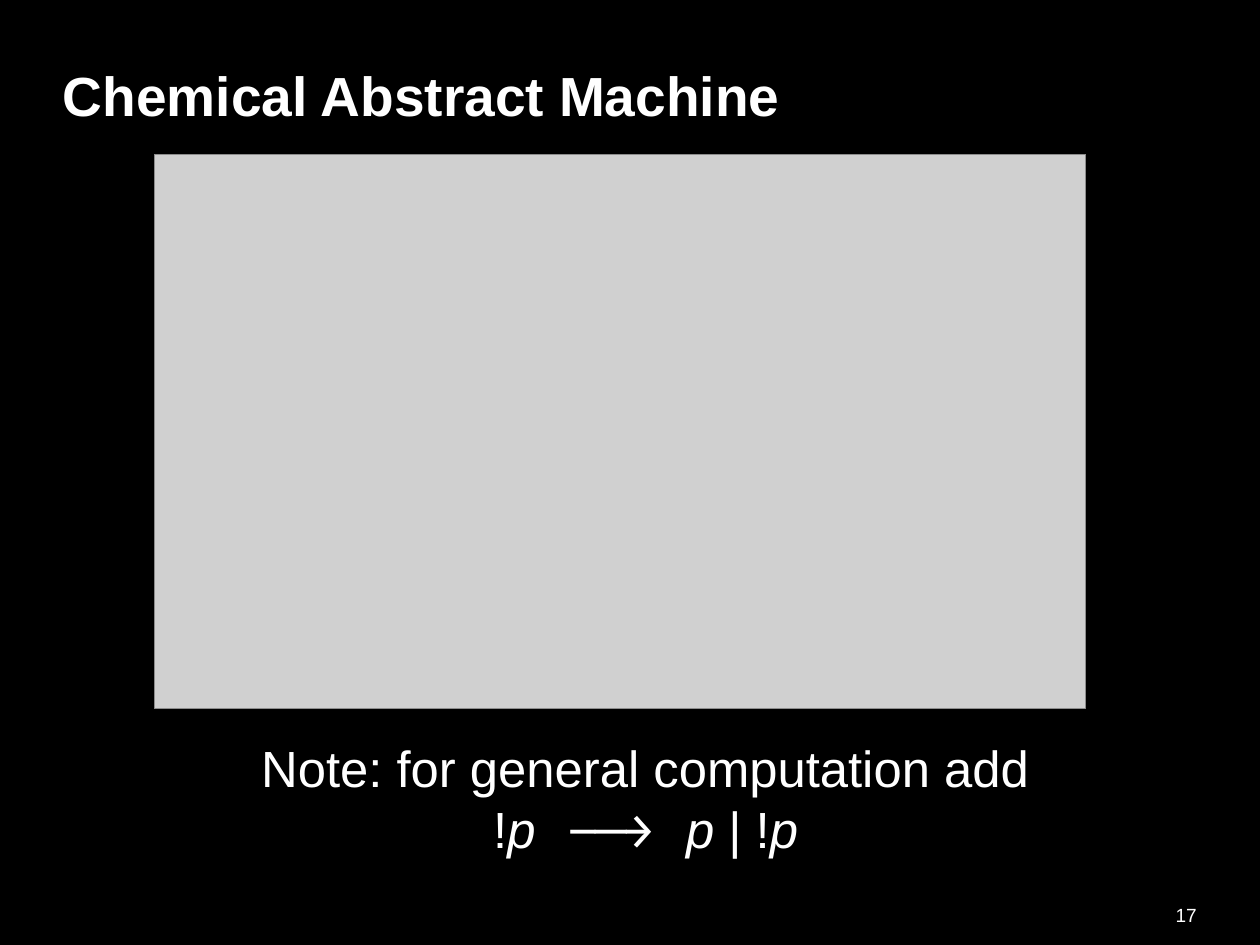
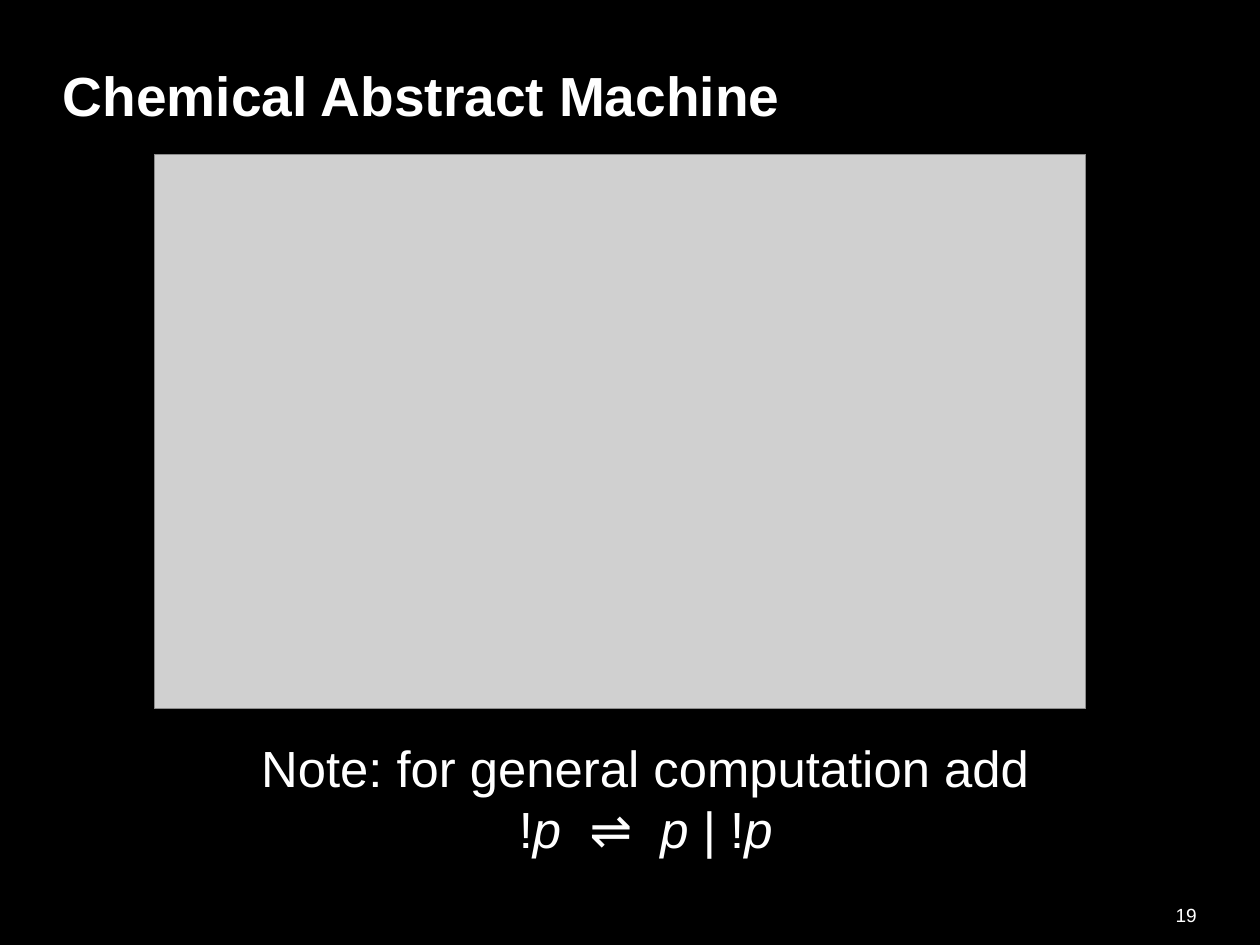
Before and after one commit to gernst/connections, a slide deck: slide 19 of computation.odp (slide 17 before the commit). Drawn at 1260x945 pixels with LibreOffice and Linux fonts; fonts in the diff are those of the drawing; grey boxes stand for pictures. Boxes give left, top, right and bottom in pixels: in the first picture for what was removed or moved away, otherwise in the second. Text is boxed around its words. In the diff, an @@ line names an element or a change of style, - is before the commit and + after.

```diff
--- a/computation.odp
+++ b/computation.odp
@@ text at box(519, 813, 773, 859): text changed @@
-!p --> p | !p
+!p ⇌ p | !p
@@ page number at box(1176, 908, 1197, 922): text changed @@
-17
+19
```
Also in this commit, not shown: 2 other slides changed, 2 slides added, 1 other file.
